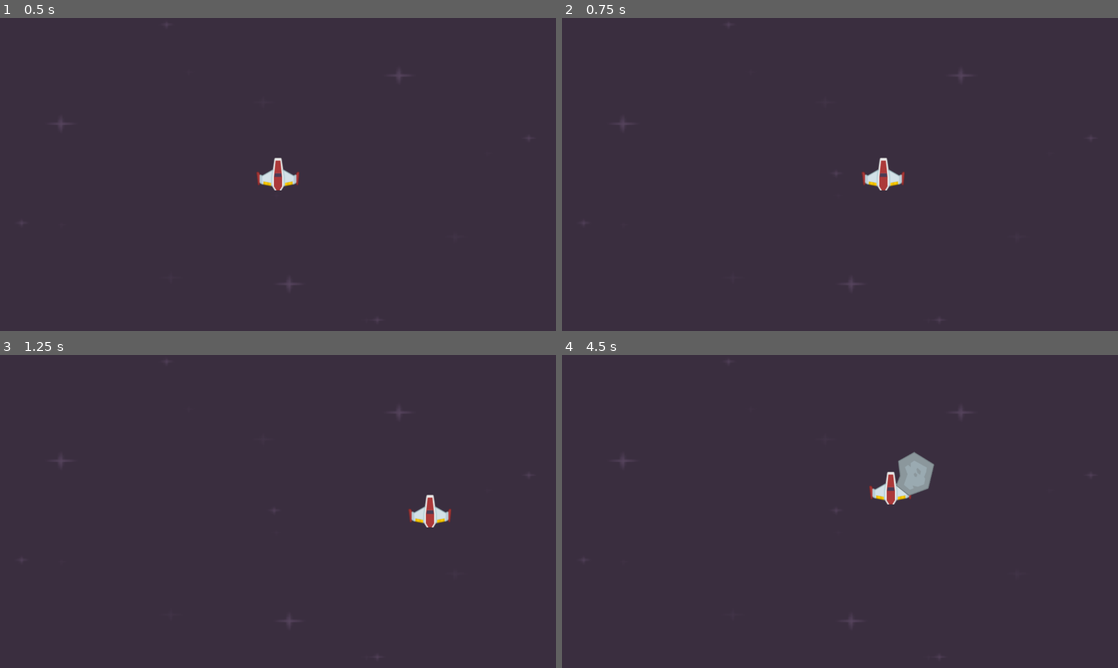
Above: before the commit, frames 1-4 (two rows, left to right).
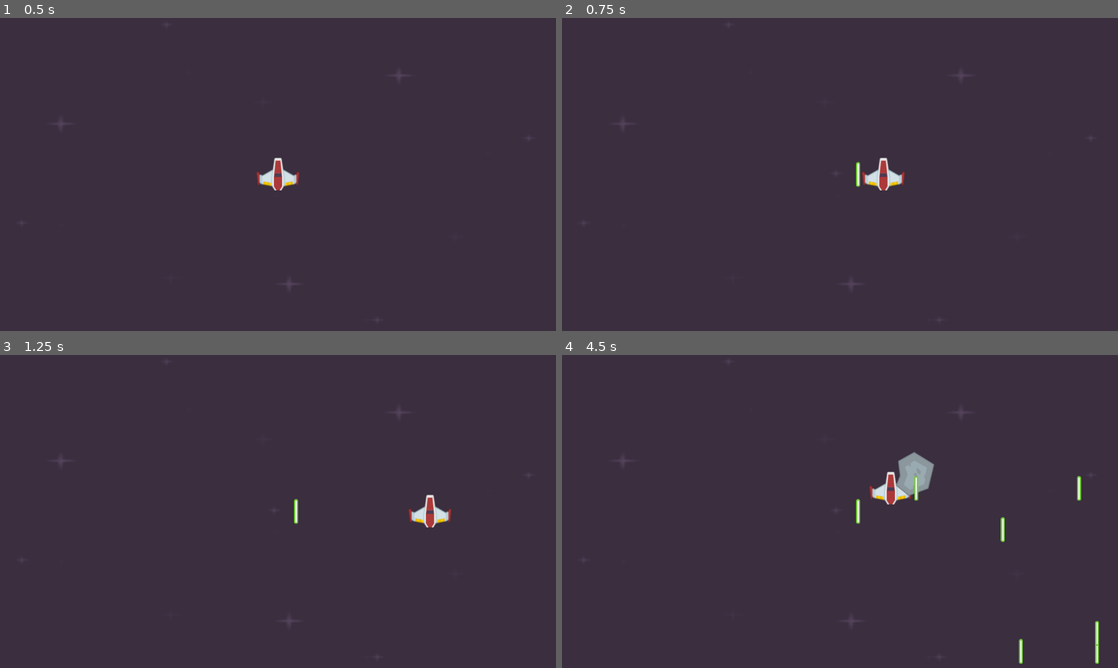
Above: after the commit, the same moments.

Repository: AbdulqadirQ/godot-tut
Game: Godot game, scene res://scenes/level.tscn
Same seed, same stepped clock (60 frames per second), same inputs: the game is played once before the commit and once after it.
Inputs (mouse positions are in pixels of both pictures, inside the frame that each line leads up to):
- Up to frame 1 (0.5 s): no input
- Up to frame 2 (0.75 s): tap Enter at 0.5 s; move the mouse to (962, 158) at 0.52 s; hold D (right) from 0.53 s (still down); click (962, 158) at 0.6 s
- Up to frame 3 (1.25 s): keep holding D (right)
- Up to frame 4 (4.5 s): move the mouse to (728, 527) at 1.27 s; release D (right) at 1.28 s; hold S (down) 1.28-2.03 s; click (728, 527) at 1.35 s; move the mouse to (895, 442) at 2.02 s; hold D (right) 2.03-2.78 s; click (895, 442) at 2.1 s; tap Space at 2.75 s; move the mouse to (812, 574) at 2.77 s; hold W (up) 2.78-3.53 s; click (812, 574) at 2.85 s; move the mouse to (1006, 558) at 3.52 s; hold A (left) from 3.53 s (still down); click (1006, 558) at 3.6 s; move the mouse to (673, 464) at 4.27 s; click (673, 464) at 4.35 s

Frame 1 is identical in both runs. In frame 2, less than 0.1% of the frame differs, in the area x 52-54%, y 46-54%; in frame 3, less than 0.1%; in frame 4, 0.4%, in the area x 52-97%, y 38-99%.

Commit message:
Draw laser on input

Diff:
--- a/scenes/level.gd
+++ b/scenes/level.gd
@@ -2,6 +2,7 @@
 
 
 var meteor_scene: PackedScene = load("res://scenes/meteor.tscn")
+var laser_scene: PackedScene = load("res://scenes/laser.tscn")
 
 
 func _on_meteor_timer_timeout():
@@ -10,5 +11,6 @@
 
 
 func _on_player_laser(pos):
-	print("shoot laser")
-	print(pos)
+	var laser = laser_scene.instantiate()
+	$Lasers.add_child(laser)
+	laser.position = pos
